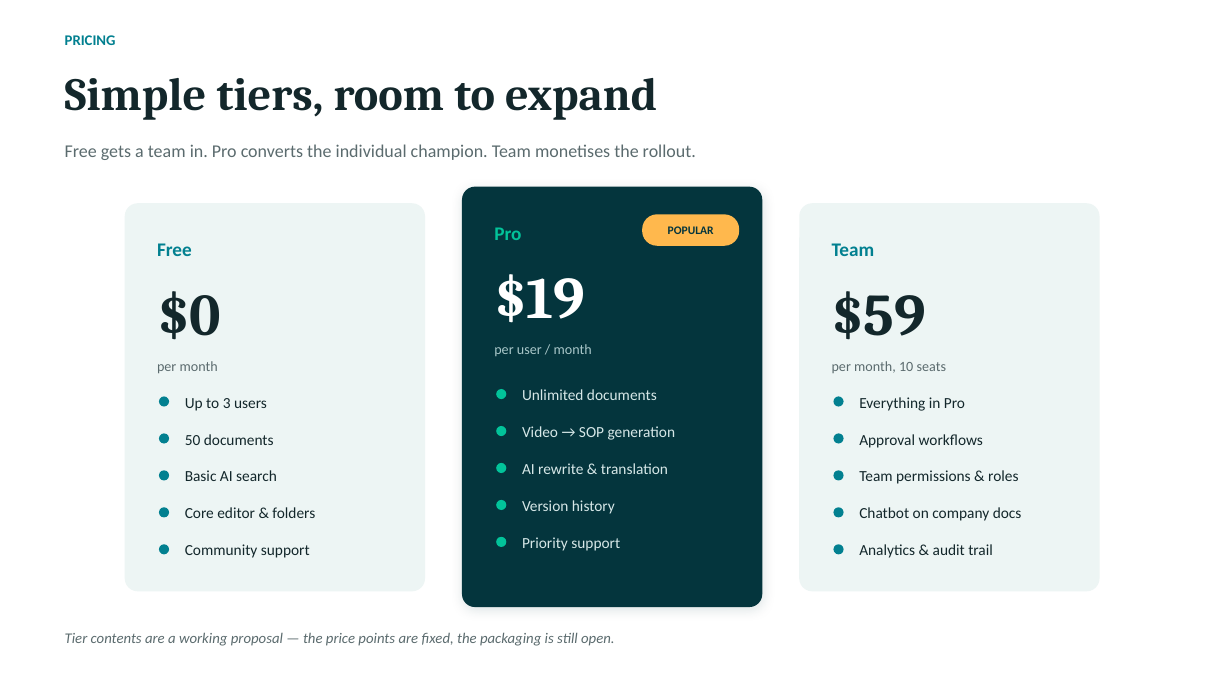
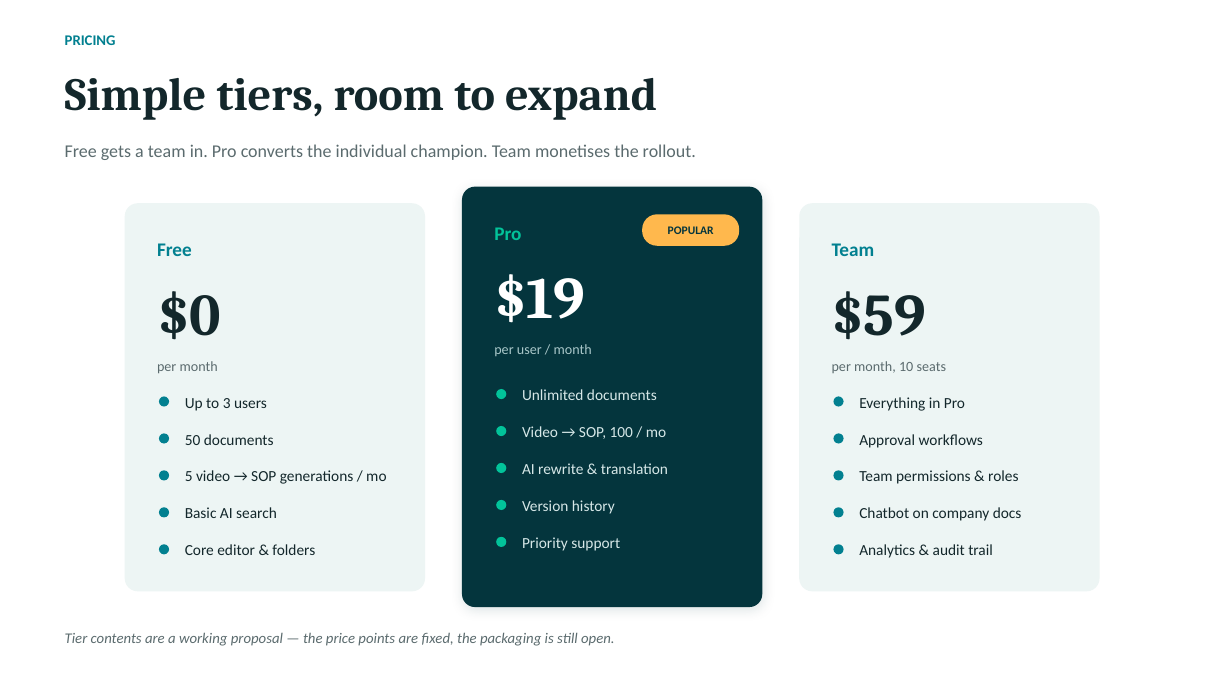
Before and after one commit to padmanabhan11/FlowZapp, a slide deck: slide 8 of Documentation/FlowZapp-Product-Concept.pptx. Drawn at 1232x693 pixels with LibreOffice and Linux fonts; fonts in the diff are those of the drawing. Boxes give left, top, right and bottom in pixels: in the first picture for what was removed or moved away, otherwise in the second. Text is boxed around its words. In the diff, an @@ line names an element or a change of style, - is before the commit and + after.

```diff
--- a/Documentation/FlowZapp-Product-Concept.pptx
+++ b/Documentation/FlowZapp-Product-Concept.pptx
@@ text at [522,426,666,439]: text changed @@
-Video → SOP generation
+Video → SOP, 100 / mo
@@ text added at [185,470,386,484], 12 pt, text #13272B @@
+5 video → SOP generations / mo
@@ text "Basic AI search": place and size @@
-text "Basic AI search" at [185,470,277,481]
+text "Basic AI search" at [185,507,277,518]
@@ text "Core editor & folders": place and size @@
-text "Core editor & folders" at [185,507,315,518]
+text "Core editor & folders" at [185,544,315,555]
@@ text removed at [185,544,310,558] @@
-Community support
```
Also in this commit, not shown: 3 other slides changed, 4 other files.
